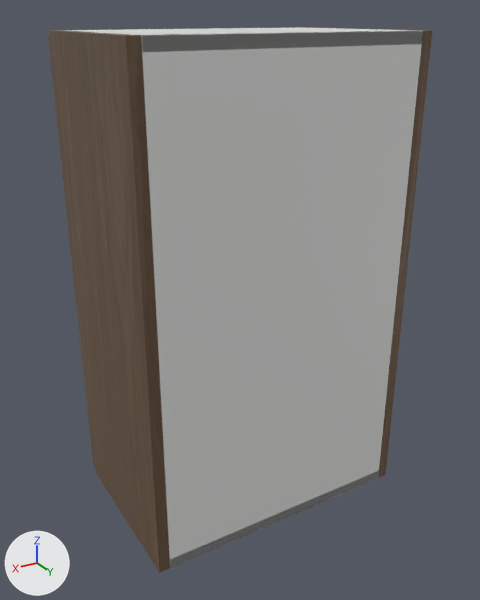
What one commit did to the glTF model storefront/public/cabinet-inventory/models/oppein-pb-mso-w1830.glb.
Before and after are seen from a 50 mm camera at (0.748, 0.723, 0.783) aimed at (0.231, -0.139, 0.352). The axes (+X, +Y, +Z) are drawn at lower left. The lights are the same throughout. The first picture is the older version. Where no turn or scale is listed for an object, it has been applied to the vertices.

In view in the first picture: 'Cabinet back', 'Cabinet bottom', 'Cabinet side', 'Cabinet side.001', 'Cabinet top', 'Door'.
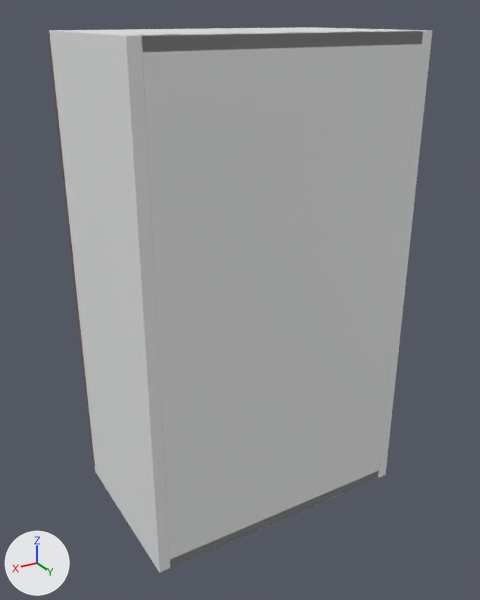
The change, as JSON lines over the scene's bpy script:
```json
{"op": "add", "block": "mat_white_cabinet_carcass", "code": ["mat_white_cabinet_carcass = principled_material('White cabinet carcass')", "mat_white_cabinet_carcass.base_color = (0.82, 0.83, 0.835)  # white #eaebec", "mat_white_cabinet_carcass.roughness = 0.48"]}
{"block": "me_cube", "where": "me_cube.from_pydata(...)  # 56 vertices, 108 faces; spans x -0.009..0.009, y -0.142..0.142, z -0.381..0.381"}
{"op": "remove", "block": "me_cube", "code": "me_cube.materials.append(mat_supplier_finish___smoked_oak)"}
{"op": "add", "block": "me_cube", "code": "me_cube.materials.append(mat_white_cabinet_carcass)  # white #eaebec"}
{"block": "me_cube_001", "where": "me_cube_001.from_pydata(...)  # 56 vertices, 108 faces; spans x -0.009..0.009, y -0.142..0.142, z -0.381..0.381"}
{"op": "remove", "block": "me_cube_001", "code": "me_cube_001.materials.append(mat_supplier_finish___smoked_oak)"}
{"op": "add", "block": "me_cube_001", "code": "me_cube_001.materials.append(mat_white_cabinet_carcass)  # white #eaebec"}
```

Changed parts and their boxes [x1, y1, x2, y2] in the pictures (480 x 600 px):
```json
{"object": "Cabinet side.001", "change": "recoloured", "before": [49, 30, 170, 573], "after": [49, 30, 170, 573], "on screen": "lighter"}
{"object": "Cabinet side", "change": "recoloured", "before": [305, 27, 432, 478], "after": [305, 27, 432, 478]}
```
